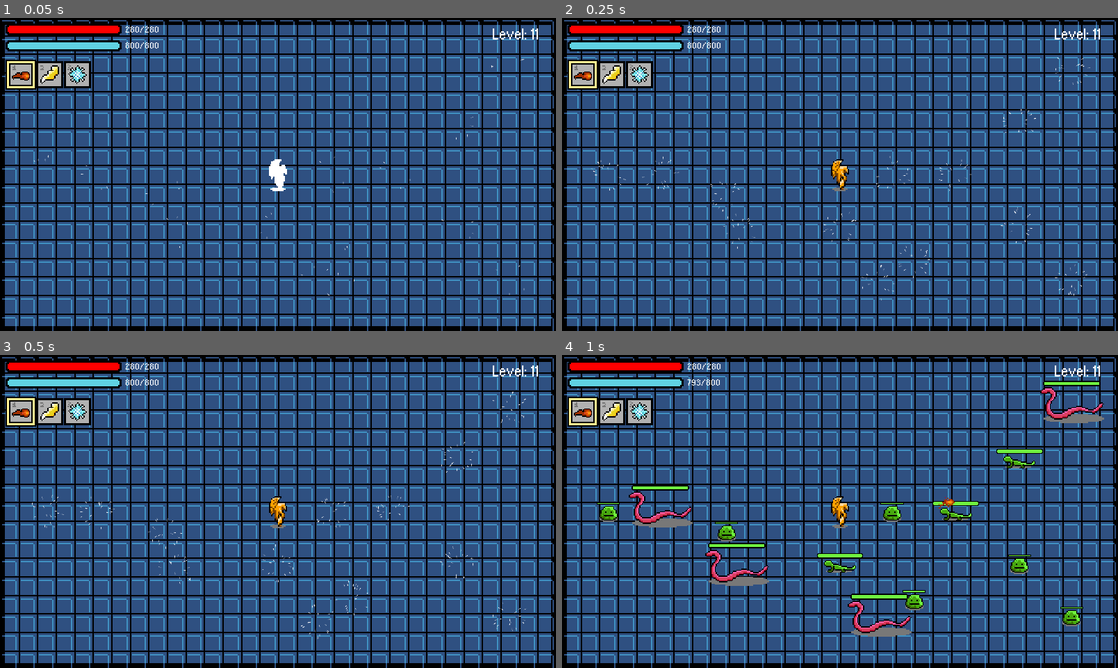
Above: before the commit, frames 1-4 (two rows, left to right).
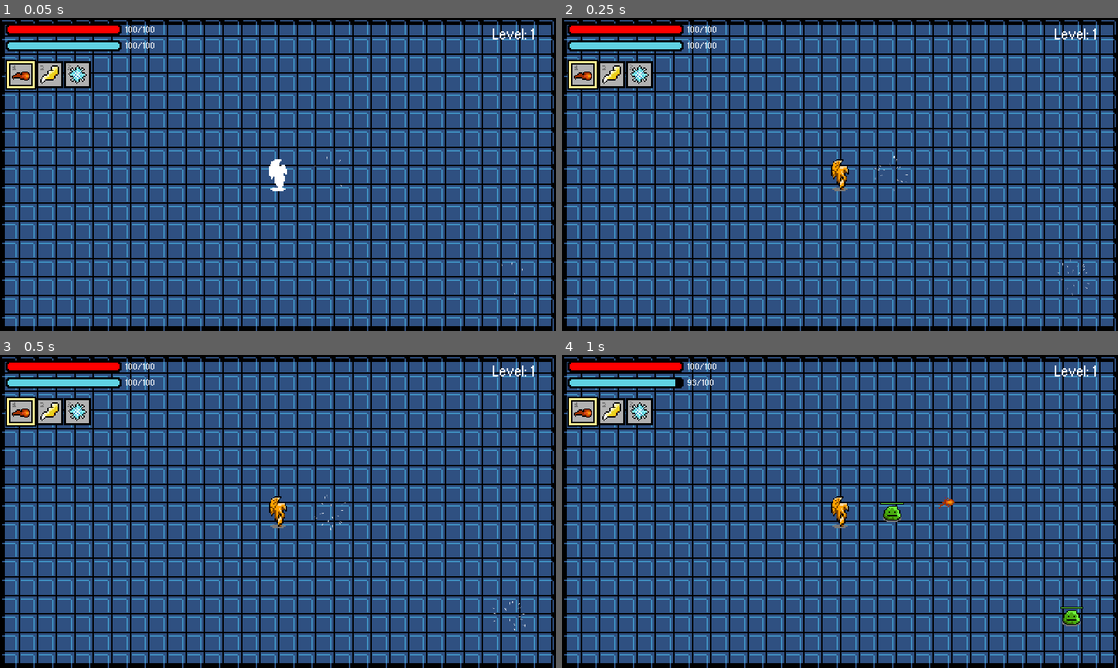
Above: after the commit, the same moments.

Repository: jonathanlin0/Theseus
Game: Godot game, scene res://Levels/Endless_Mode.tscn
Same seed, same stepped clock (60 frames per second), same inputs: the game is played once before the commit and once after it. This scene is started directly instead of the project's main scene. Sound files missing from this copy of the repository are replaced by a short silence.
Inputs (mouse positions are in pixels of both pictures, inside the frame that each line leads up to):
- Up to frame 1 (0.05 s): no input
- Up to frame 2 (0.25 s): no input
- Up to frame 3 (0.5 s): no input
- Up to frame 4 (1 s): tap Enter at 0.5 s; move the mouse to (962, 495) at 0.52 s; hold Up (ui_up) from 0.53 s (still down); click (962, 495) at 0.6 s; tap Keypad Enter (ui_accept) at 0.77 s

The runs differ from the first frame. In frame 1, 0.2% of the frame differs, in the area x 6-97%, y 2-89%; in frame 2, 0.5%; in frame 3, 0.5%; in frame 4, 4.2%, in the area x 6-98%, y 2-90%.

Commit message:
Bug test thing

Diff:
--- a/Theseus/Levels/Endless_Mode.gd
+++ b/Theseus/Levels/Endless_Mode.gd
@@ -49,7 +49,7 @@
 var delay_time_left = 0
 
 # used for testing. set test level to 0 to start from level 1
-var test_level = 11
+var test_level = 0
 
 # the enemies that need to be spawned
 var enemies_to_spawn = []
